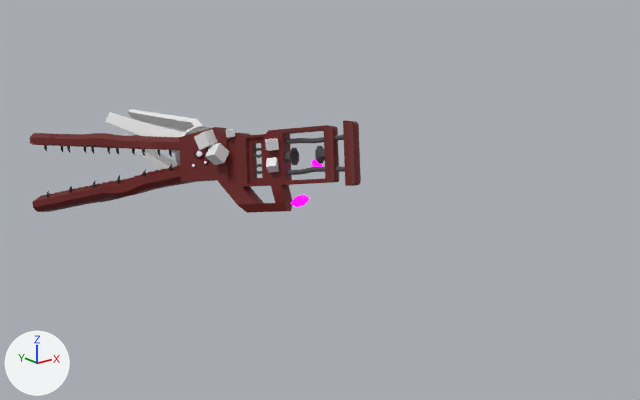
What one commit did to the glTF model art/models/railgun/railgun.glb.
The view is the same before and after, from a 50 mm lens placed at (-17.1, -28.0, 8.4), pointed at (0.7, -5.6, -0.5). The lights are fixed; the arrows at lower left show +X, +Y and +Z. The first picture is the older version. Both versions are drawn at frame 45 of the action 'idle-loop'; the numbers are the values there.

The scene before the commit, as lines of its bpy script (objects in view):
```python
me_cube_005 = bpy.data.meshes.new('Cube.005')
me_cube_005.from_pydata(...)  # 20 vertices, 36 faces; spans x -1.0..1.0, y -1.0..1.0, z -1.62..1.62
me_cube_005.materials.append(mat_gem)  # purple #a300e7, glowing pink #ff00ff
me_cube_006 = bpy.data.meshes.new('Cube.006')
me_cube_006.from_pydata(...)  # 36 vertices, 60 faces; spans x -3.07..3.07, y -2.19..3.13, z -8.42..-1.26
me_plane = bpy.data.meshes.new('Plane')
me_plane.from_pydata(...)  # 246 vertices, 510 faces; spans x -0.54..0.54, y -2.04..1.09, z 0.0..6.3
me_plane.materials.append(mat_body)  # dark red #661411
ob_blades_noimp = bpy.data.objects.new('Blades-noimp', me_cube_006)
ob_blades_noimp.parent = ob_bearing_noimp
ob_blades_noimp.location = (0.0, 0.0, 0.282)
ob_blades_noimp.rotation_euler = (0.0, 0.0, 3.142)  # degrees (0, 0, 180)
ob_blades_noimp.scale = (0.406, 0.406, 0.919)
ob_body = bpy.data.objects.new('Body', me_plane)
ob_body.location = (-0.91, 0.12, 0.0)
ob_body.rotation_euler = (1.384, 0.247, 0.357)  # degrees (79, 14, 20)
ob_replacement_gem = bpy.data.objects.new('Replacement Gem', me_cube_005)
ob_replacement_gem.parent = ob_body
ob_replacement_gem.location = (0.5, -0.443, 5.207)
ob_replacement_gem.rotation_euler = (0.964, -0.665, -1.606)  # degrees (55, -38, -92)
ob_replacement_gem.scale = (0.13, 0.13, 0.263)
# also in view: 'Butt' at (1.7, -6.1, 1.1); 'Barrel Lower' at (-2.5, 3.3, -1.6); 'Barrel Upper' at (-2.3, 3.8, 0.2)
```
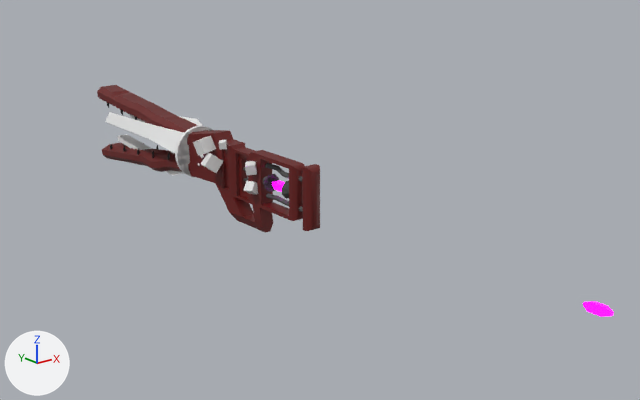
What differs and where, as boxes [x1, y1, x2, y2] in the pictures (640 x 400 px):
'Body', moved, turned: before [179, 125, 339, 213]; after [189, 130, 304, 233]
'Barrel Lower', moved, turned: before [32, 165, 196, 212]; after [102, 143, 191, 172]
'Barrel Upper', moved, turned: before [30, 133, 181, 150]; after [97, 85, 208, 145]
'Butt', moved, turned: before [343, 120, 361, 186]; after [302, 164, 320, 231]
'Butt Brackets', moved, turned: before [286, 135, 345, 175]; after [265, 163, 303, 212]
'Cut-noimp.002', moved, turned: before [205, 143, 229, 165]; after [201, 152, 223, 173]
'Cut-noimp.003', moved, turned: before [194, 129, 218, 150]; after [193, 136, 216, 155]
'Replacement Gem', moved, turned: before [312, 159, 322, 167]; after [583, 301, 614, 317]
'Gem Holder', moved, turned: before [284, 147, 299, 166]; after [263, 174, 279, 192]
'Cut-noimp.004', moved, turned: before [266, 157, 279, 173]; after [244, 181, 258, 195]
'Cut-noimp.001', moved, turned: before [265, 138, 279, 151]; after [245, 161, 257, 175]
'Gem', moved, turned: before [291, 195, 309, 207]; after [272, 180, 285, 192]
'Gem Holder.001', moved, turned: before [315, 146, 325, 164]; after [282, 181, 289, 199]
'Magnet Gates Upper', moved, turned (mostly hidden afterwards): before [44, 145, 172, 157]; after [107, 103, 137, 120]
'Magnet Gates Lower', moved, turned: before [46, 164, 172, 198]; after [110, 143, 170, 160]
'Cut-noimp', moved, turned: before [226, 129, 235, 137]; after [218, 140, 227, 150]
'Butt Brackets.001', moved, turned (mostly hidden afterwards): before [254, 148, 262, 174]; after [243, 162, 248, 181]
'Eyelid.001', moved, turned (mostly hidden afterwards): before [193, 149, 207, 159]; after [199, 153, 207, 159]
'Eyeball.001', moved, turned (not visible afterwards): before [196, 151, 203, 157]
'Eyelid.002', moved, turned (not visible afterwards): before [190, 163, 197, 168]
'Eyelid', moved, turned (not visible afterwards): before [203, 160, 209, 165]

What the commit changed:
Object 'Body' (ob_body) moves from (-0.91, 0.12, 0.0) to (0.0, 0.72, 0.0).
Object 'Body' (ob_body) turns from (79, 14, 20) to (90, 0, 0) degrees about x, y and z.
Object 'Replacement Gem' (ob_replacement_gem) moves from (0.5, -0.443, 5.207) to (1.46, -0.996, 16.84).
Object 'Replacement Gem' (ob_replacement_gem) turns from (55, -38, -92) to (0, 0, -11) degrees about x, y and z.
